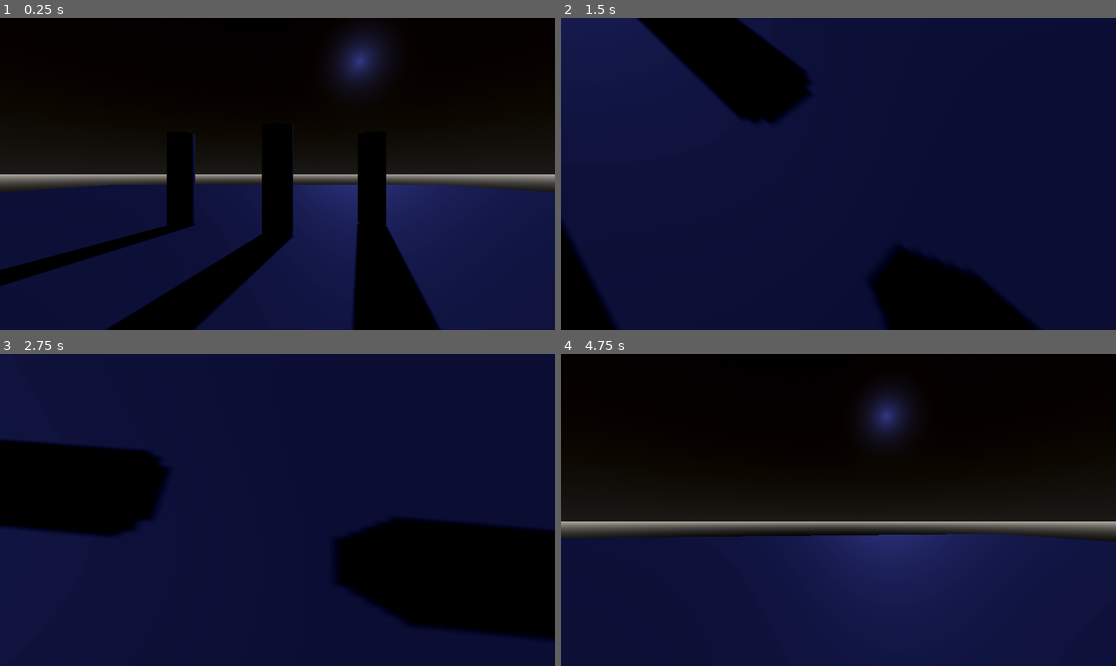
Above: before the commit, frames 1-4 (two rows, left to right).
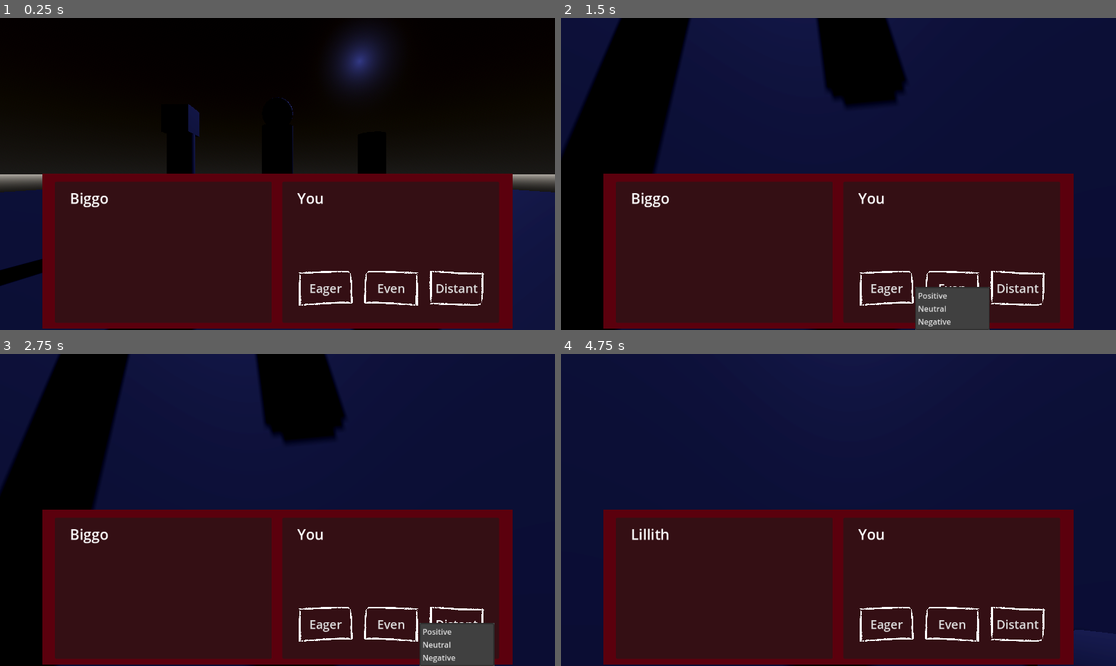
Above: after the commit, the same moments.

Repository: HyperGameDev/You-Are-A-Friend
Game: Godot game, scene res://main_scene.tscn
Same seed, same stepped clock (60 frames per second), same inputs: the game is played once before the commit and once after it.
Inputs (mouse positions are in pixels of both pictures, inside the frame that each line leads up to):
- Up to frame 1 (0.25 s): no input
- Up to frame 2 (1.5 s): click (888, 289) at 0.5 s, where only the run after the commit has a clickable "Eager"; click (955, 289) at 1.25 s, where only the run after the commit has a clickable "Even"
- Up to frame 3 (2.75 s): click (455, 625) at 2 s, where only the run after the commit has a clickable "Distant"
- Up to frame 4 (4.75 s): tap Enter (ui_accept) at 2.75, 3.02, 3.77 s; move the mouse to (866, 510) at 2.77 s; hold Up (forward) from 2.78 s (still down); click (866, 510) at 2.85 s; move the mouse to (810, 510) at 3.52 s; click (810, 510) at 3.6 s; move the mouse to (849, 503) at 4.27 s; click (849, 503) at 4.35 s

The runs differ from the first frame. In frame 1, 42% of the frame differs, in the area x 7-93%, y 25-100%; in frame 2, 60%; in frame 3, 58%; in frame 4, 92%, in the area x 0-100%, y 0-100%.

Commit message:
Added Friends "Folder"
Reversion to pre raycast version (lost to time) that now includes an "All Friends" Node3D that contains all the friend instanced scenes

Diff:
--- a/friend.tscn
+++ b/friend.tscn
@@ -17,7 +17,6 @@
 script = ExtResource("1_scmue")
 
 [node name="Dialogue" parent="." instance=ExtResource("2_mukwp")]
-visible = false
 offset_left = -485.544
 offset_right = 490.456
 
--- a/main_scene.tscn
+++ b/main_scene.tscn
@@ -19,6 +19,10 @@
 sky = SubResource("Sky_r20jb")
 tonemap_mode = 2
 glow_enabled = true
+
+[sub_resource type="SphereMesh" id="SphereMesh_rbaks"]
+
+[sub_resource type="BoxMesh" id="BoxMesh_buwxc"]
 
 [sub_resource type="CapsuleMesh" id="CapsuleMesh_tgght"]
 
@@ -43,14 +47,24 @@
 light_energy = 0.75
 shadow_enabled = true
 
-[node name="Friend" parent="." instance=ExtResource("1_83ew0")]
+[node name="All Friends" type="Node3D" parent="."]
+
+[node name="Friend" parent="All Friends" instance=ExtResource("1_83ew0")]
 friend_name = "Jerome"
 
-[node name="Friend2" parent="." instance=ExtResource("1_83ew0")]
+[node name="Head 1" type="MeshInstance3D" parent="All Friends/Friend"]
+transform = Transform3D(1, 0, 0, 0, 1, 0, 0, 0, 1, 0, 2.13219, 0)
+mesh = SubResource("SphereMesh_rbaks")
+
+[node name="Friend2" parent="All Friends" instance=ExtResource("1_83ew0")]
 transform = Transform3D(1, 0, 0, 0, 1, 0, 0, 0, 1, -3.72511, 0, -1.2445)
 friend_name = "Lillith"
 
-[node name="Friend3" parent="." instance=ExtResource("1_83ew0")]
+[node name="Head 2" type="MeshInstance3D" parent="All Friends/Friend2"]
+transform = Transform3D(1, 0, 0, 0, 1, 0, 0, 0, 1, 0, 2.21376, 0)
+mesh = SubResource("BoxMesh_buwxc")
+
+[node name="Friend3" parent="All Friends" instance=ExtResource("1_83ew0")]
 transform = Transform3D(1, 0, 0, 0, 1, 0, 0, 0, 1, 3.64308, 0, -1.2445)
 friend_name = "Biggo"
 
@@ -78,4 +92,4 @@
 transform = Transform3D(1, 0, 0, 0, 1, 0, 0, 0, 1, 0, -1.80922, 0)
 shape = SubResource("ConvexPolygonShape3D_edy0k")
 
-[connection signal="input_event" from="Friend" to="Friend" method="_on_input_event"]
+[connection signal="input_event" from="All Friends/Friend" to="All Friends/Friend" method="_on_input_event"]
Not shown: 1 places in main_scene.tscn that only renumber resources
